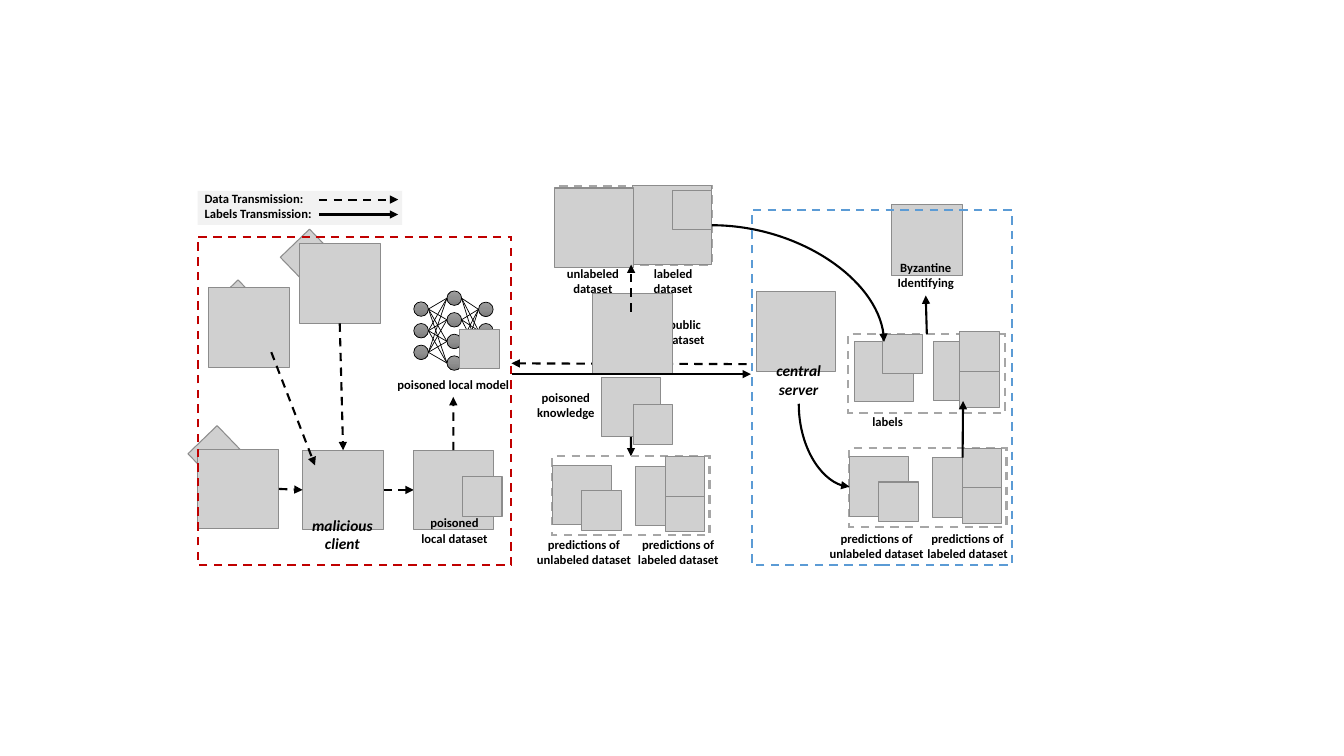
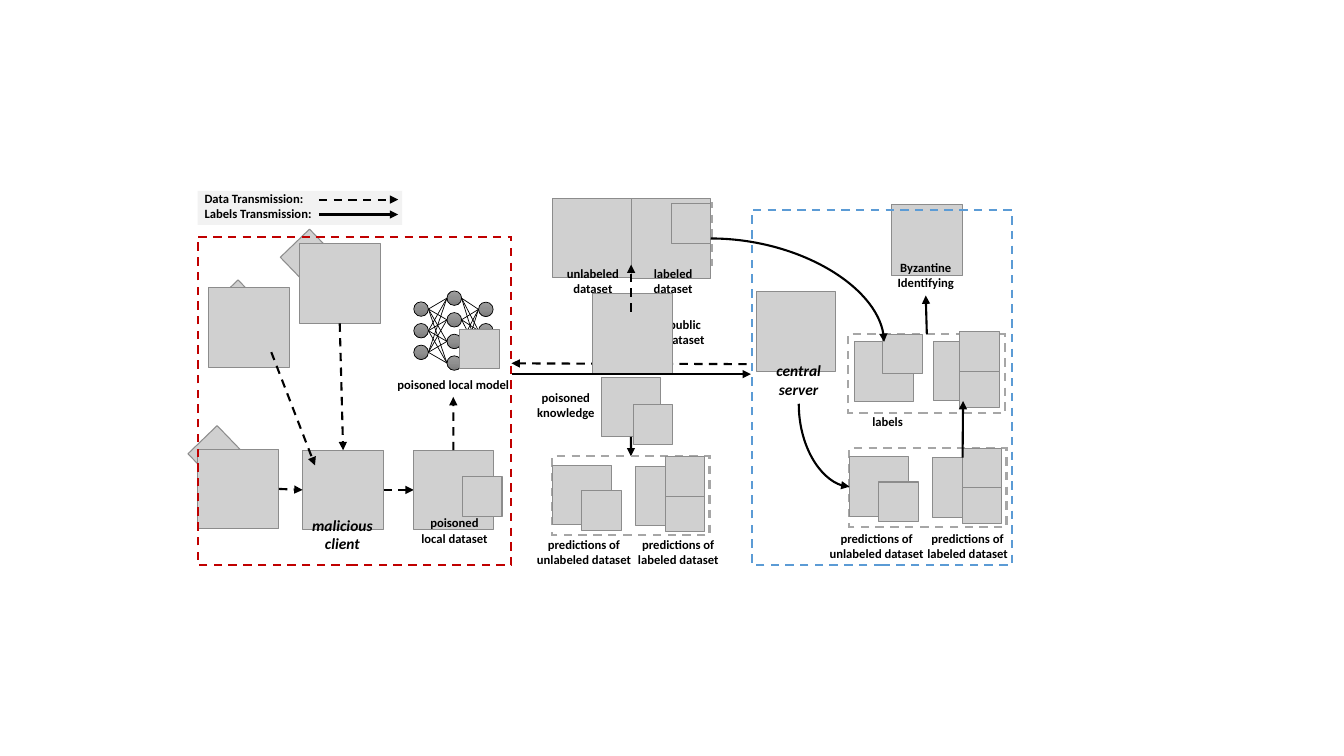
Before and after one commit to WhileBug/FLPhish, a slide deck: slide 1 of Manuscript/figures/Figure_FLPhish.pptx. Drawn at 1344x756 pixels with LibreOffice and Linux fonts; fonts in the diff are those of the drawing; grey boxes stand for pictures. Boxes give left, top, right and bottom in pixels: in the first picture for what was removed or moved away, otherwise in the second. Text is boxed around its words. In the diff, an @@ line names an element or a change of style, - is before the commit and + after.

```diff
--- a/Manuscript/figures/Figure_FLPhish.pptx
+++ b/Manuscript/figures/Figure_FLPhish.pptx
@@ picture: place and size @@
-picture at (555,189,634,268)
+picture at (553,199,632,278)
@@ rectangle: place and size @@
-rectangle at (555,186,712,264)
+rectangle at (555,203,712,264)
@@ picture: place and size @@
-picture at (632,186,712,265)
+picture at (631,199,711,278)
@@ picture: place and size @@
-picture at (673,191,712,230)
+picture at (671,204,711,243)
@@ curved arrow moved from (712, 225) - (884, 342) to (711, 239) - (884, 342) @@
```
Also in this commit, not shown: 5 other files.
